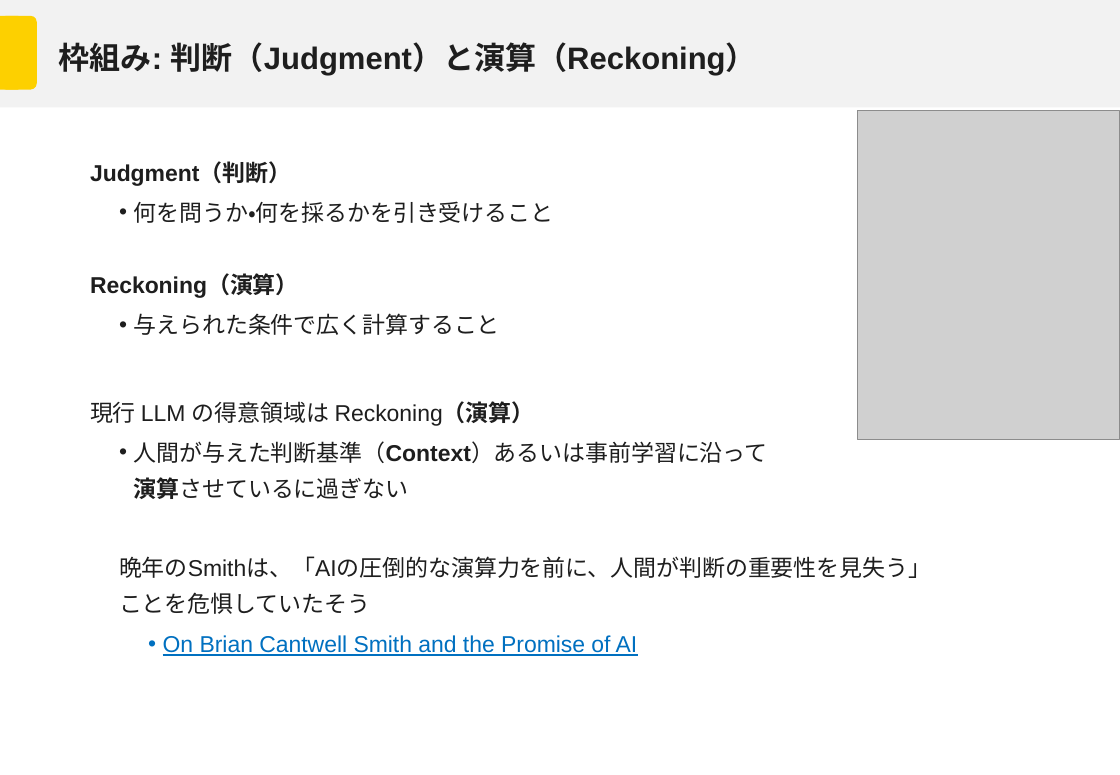
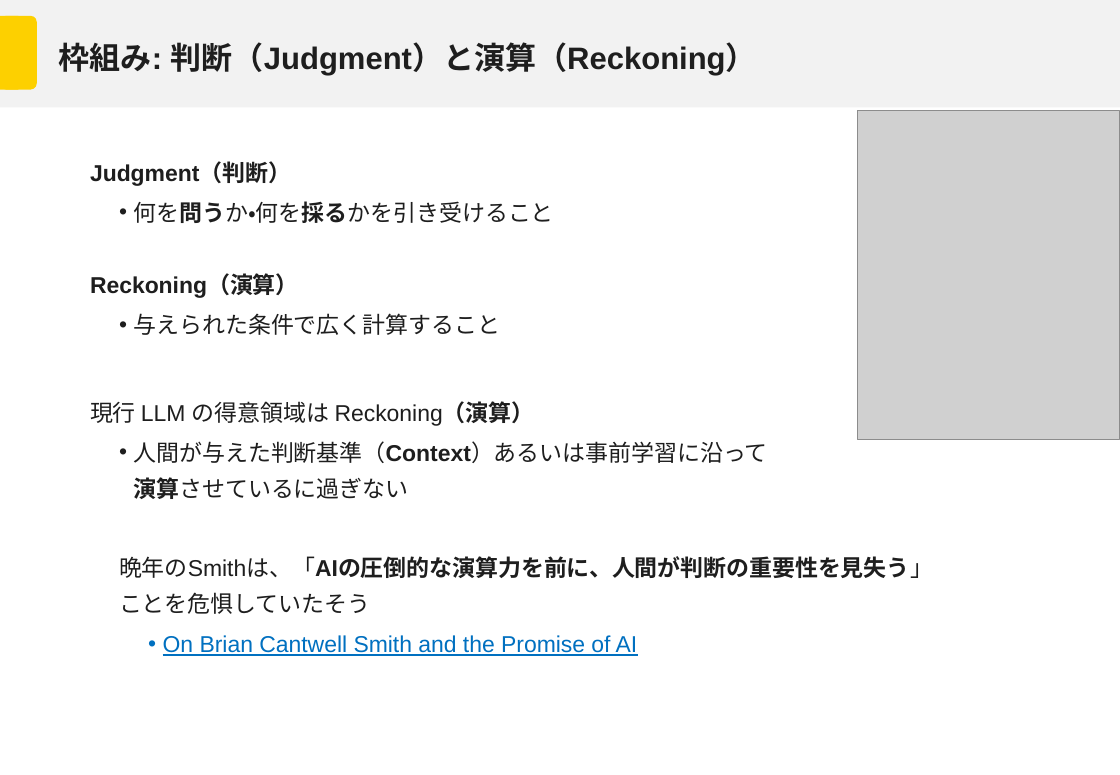
Before and after one commit to Mori-Taiki/Presentation, a slide deck: slide 24 of TechMeeting202604/techmeeting20260406.pptx (slide 5 before the commit). Drawn at 1120x775 pixels with LibreOffice and Linux fonts; fonts in the diff are those of the drawing; grey boxes stand for pictures; background and template pictures are left out. Boxes give left, top, right and bottom in pixels: in the first picture for what was removed or moved away, otherwise in the second. Text is boxed around its words. In the diff, an @@ line names an element or a change of style, - is before the commit and + after.

```diff
--- a/TechMeeting202604/techmeeting20260406.pptx
+++ b/TechMeeting202604/techmeeting20260406.pptx
@@ text at (119,201,933,614): bold on in "何を問うか・何を採るかを引き受けること", "晩年のSmithは、「AIの圧倒的な演算力を前に、人間が判断の重要性を見失う」" @@
```
Also in this commit, not shown: 8 other slides changed, 5 slides added.
